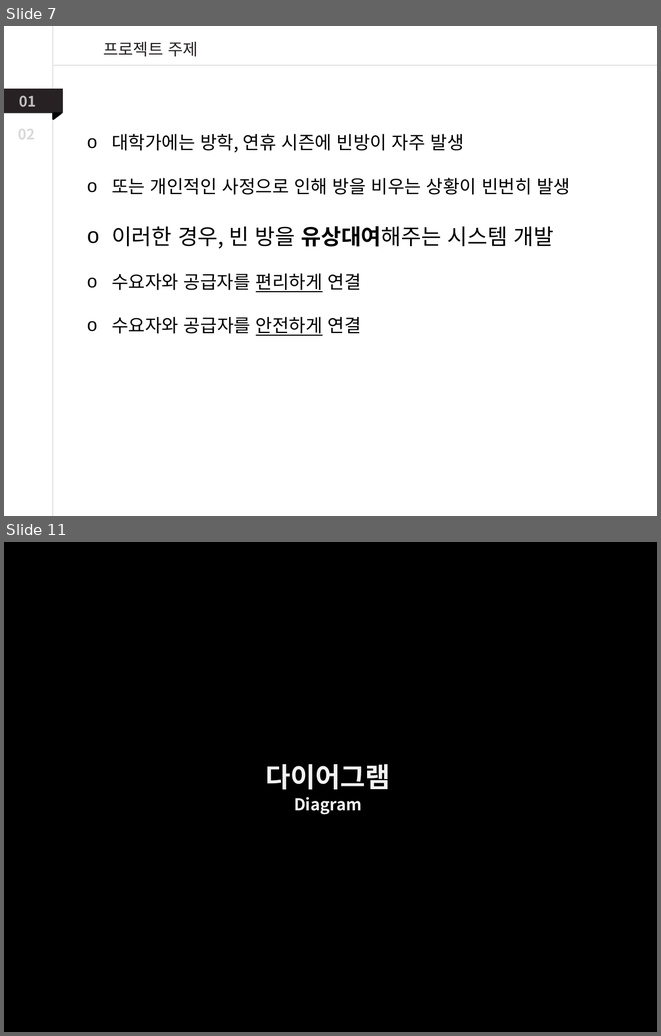
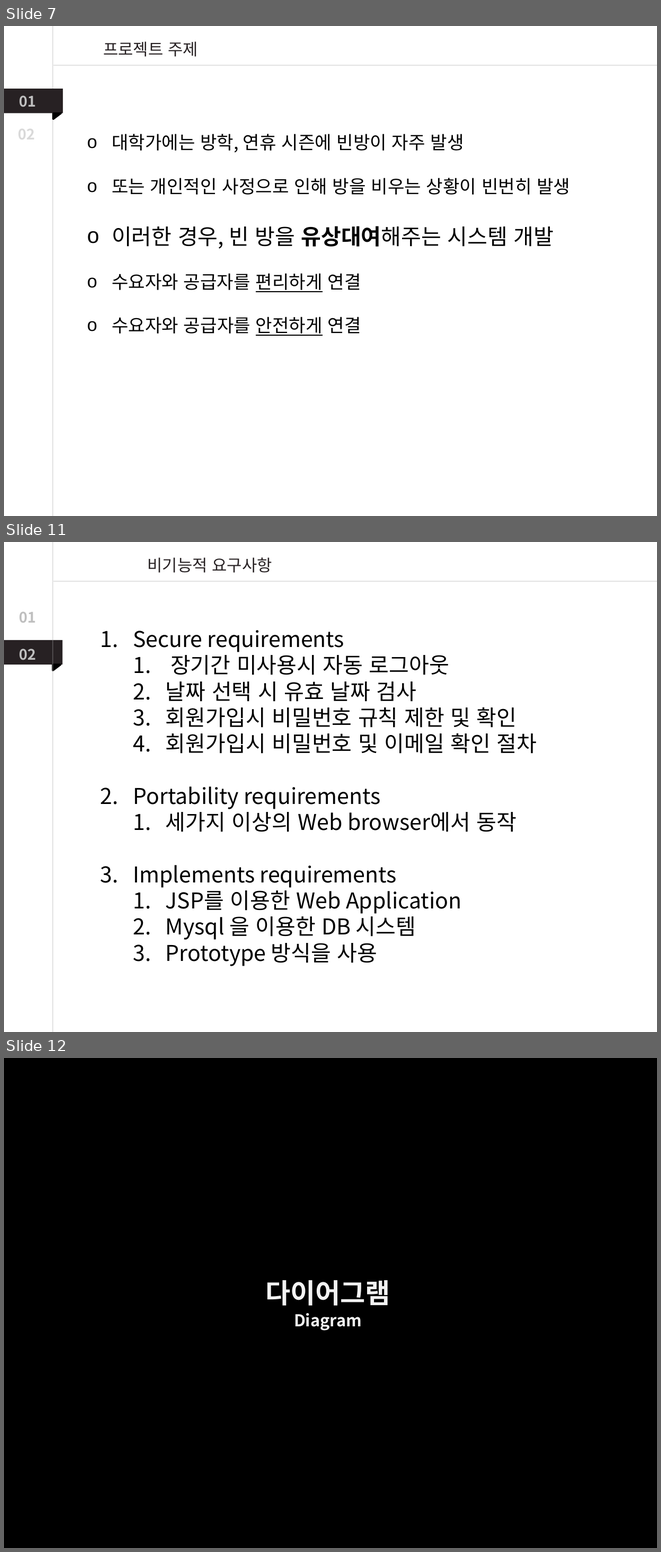
Before and after one commit to DaeunYoon/6team, a slide deck: 6조 발표자료.pptx. Shown one above the other, each under a label of ours: slides 7 and 11 before the commit, slides 7, 11 and 12 after it; the slides between them are not shown. The pictures are 661x1036 and 661x1552 pixels, drawn with LibreOffice and Linux fonts; fonts in the diff are those of the drawing. Boxes give left, top, right and bottom in pixels: in the first picture for what was removed or moved away, otherwise in the second. Text is boxed around its words. In the diff, an @@ line names an element or a change of style, - is before the commit and + after.

```diff
--- a/6조 발표자료.pptx
+++ b/6조 발표자료.pptx
@@ slide 11 added at (4, 542, 657, 1032), background #FFFFFF @@
@@ line added from (53, 542) to (53, 1032), #A6A6A6 0.75 pt @@
@@ text added at (147, 557, 272, 573), 18 pt, text #272123 @@
+비기능적 요구사항
@@ line added from (657, 581) to (54, 581), #A6A6A6 0.75 pt @@
@@ text added at (19, 612, 36, 623), 16 pt, text #BFBFBF, bold @@
+01
@@ text added at (133, 630, 537, 966), 24 pt, text #000000 @@
+1. Secure requirements
+  1. 장기간 미사용시 자동 로그아웃
+  2. 날짜 선택 시 유효 날짜 검사
+  3. 회원가입시 비밀번호 규칙 제한 및 확인
+  4. 회원가입시 비밀번호 및 이메일 확인 절차
+2. Portability requirements
+  1. 세가지 이상의 Web browser에서 동작
+3. Implements requirements
+  1. JSP를 이용한 Web Application
+  2. Mysql 을 이용한 DB 시스템
+  3. Prototype 방식을 사용
@@ rectangle added at (4, 640, 62, 665), fill #272123 @@
@@ text added at (19, 649, 36, 660), 16 pt, text #BFBFBF, bold @@
+02
@@ right triangle added at (53, 664, 61, 670), fill #000000, outline #000000 2 pt @@
@@ what was slide 11 is now slide 12 @@
```
Also in this commit, not shown: 9 slides changed, 1 other slide added, 3 slides removed.
